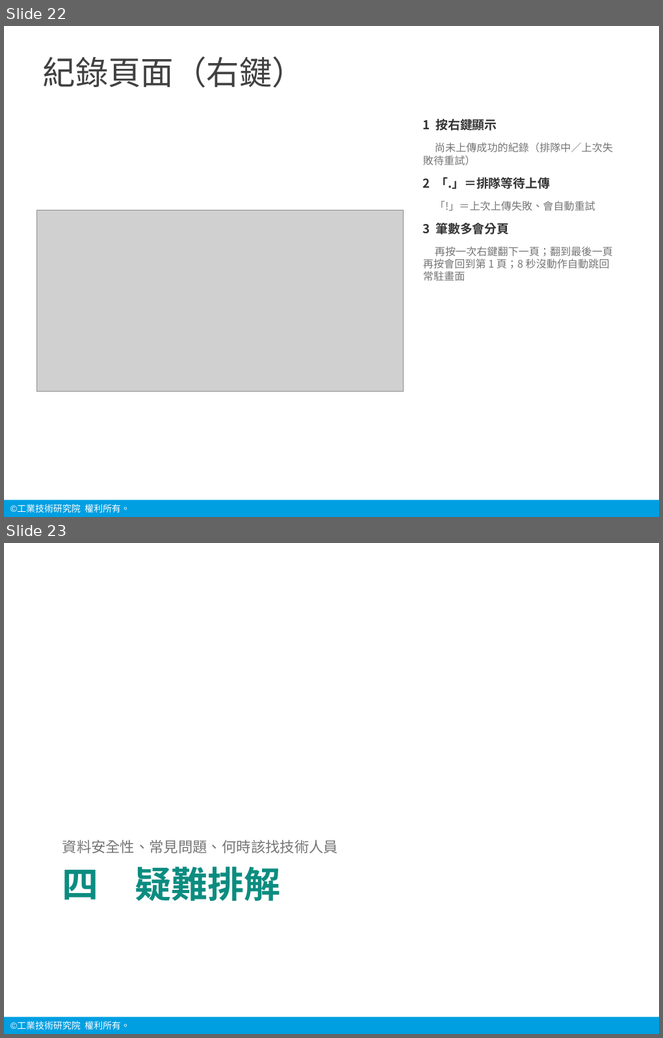
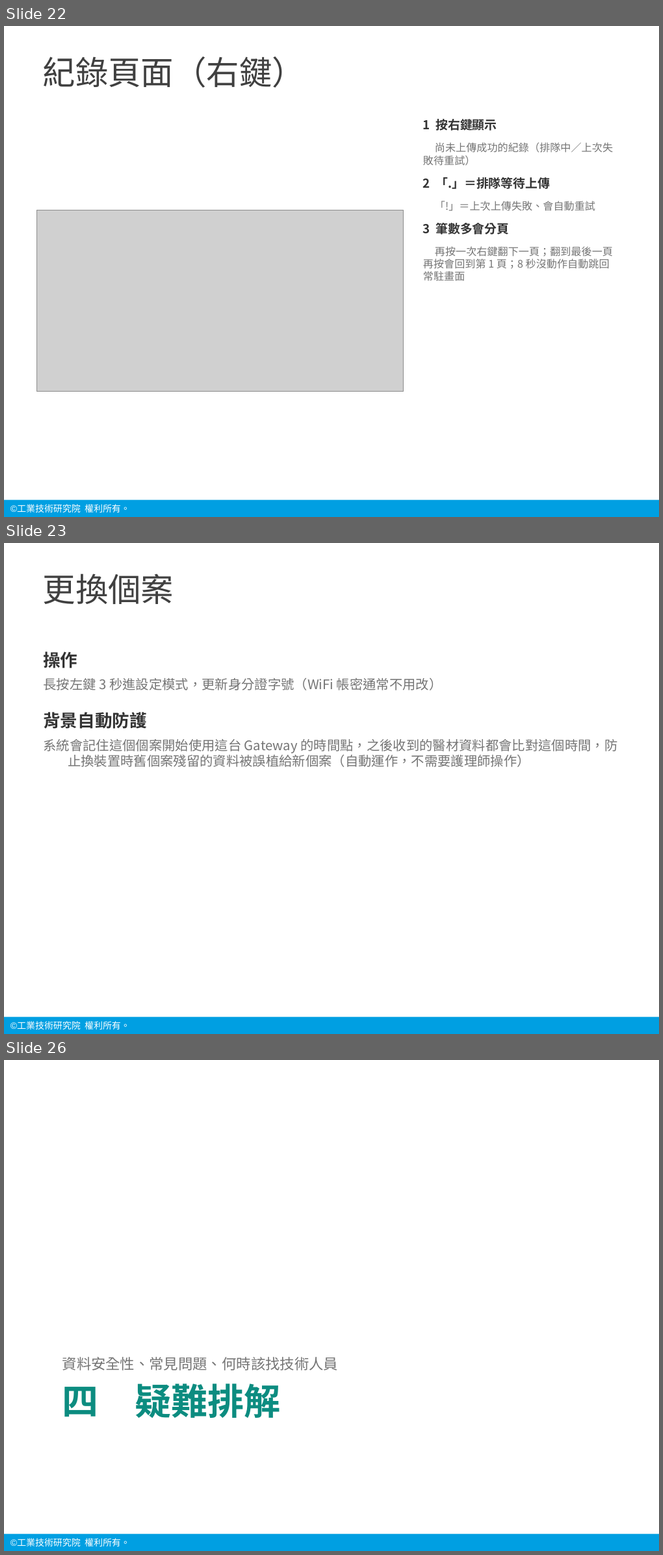
Before and after one commit to chanwunkong/pico-vitals-gateway, a slide deck: 說明/生理訊號中繼裝置_操作說明_20260908.pptx. Shown one above the other, each under a label of ours: slides 22 and 23 before the commit, slides 22, 23 and 26 after it; the slides between them are not shown. The pictures are 663x1038 and 663x1555 pixels, drawn with LibreOffice and Linux fonts; fonts in the diff are those of the drawing; grey boxes stand for pictures; background and template pictures are left out. Boxes give left, top, right and bottom in pixels: in the first picture for what was removed or moved away, otherwise in the second. Text is boxed around its words. In the diff, an @@ line names an element or a change of style, - is before the commit and + after.

```diff
--- a/說明/生理訊號中繼裝置_操作說明_20260908.pptx
+++ b/說明/生理訊號中繼裝置_操作說明_20260908.pptx
@@ slide 23 added at bbox=[4, 543, 659, 1034], background #FFFFFF; not listed: 2 template elements that a slide beside it also shows @@
@@ title added at bbox=[43, 574, 174, 604], 36 pt, text #404040 @@
+更換個案
@@ text added at bbox=[43, 652, 618, 767], 14.5 pt, text #757575 @@
+操作
+長按左鍵 3 秒進設定模式，更新身分證字號（WiFi 帳密通常不用改）
+背景自動防護
+系統會記住這個個案開始使用這台 Gateway 的時間點，之後收到的醫材資料都會比對這個時間，防止換裝置時舊個案殘留的資料被誤植給新個案（自動運作，不需要護理師操作）
@@ what was slide 23 is now slide 26 @@
```
Also in this commit, not shown: 5 slides changed, 2 other slides added, 8 other files.
